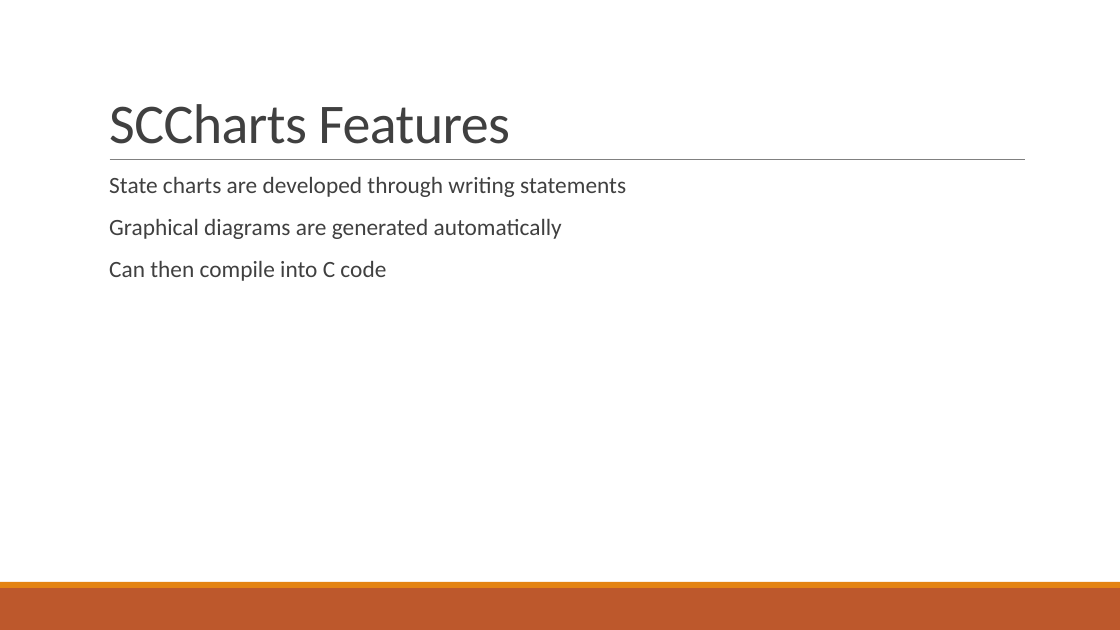
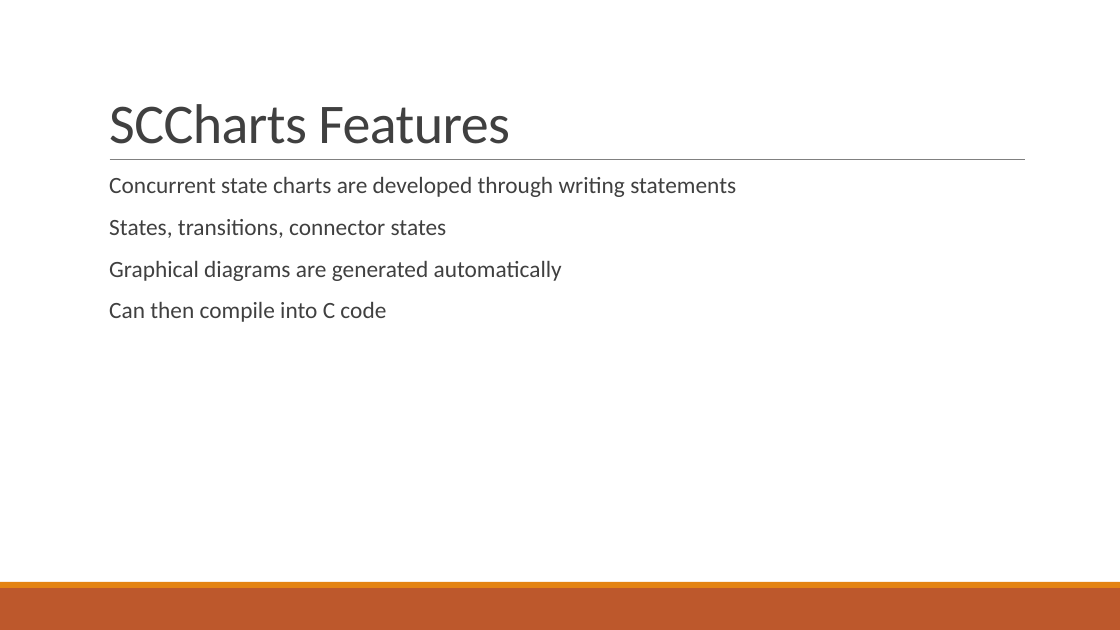
Before and after one commit to nz-Mark-Y/303Assignments, a slide deck: slide 5 of A2/COMPSYS 303 A2 Presentation.pptx. Drawn at 1120x630 pixels with LibreOffice and Linux fonts; fonts in the diff are those of the drawing. Boxes give left, top, right and bottom in pixels: in the first picture for what was removed or moved away, otherwise in the second. Text is boxed around its words. In the diff, an @@ line names an element or a change of style, - is before the commit and + after.

```diff
--- a/A2/COMPSYS 303 A2 Presentation.pptx
+++ b/A2/COMPSYS 303 A2 Presentation.pptx
@@ text at <box>109,177,736,238</box>: text changed @@
-  State charts are developed through writing statements
+  Concurrent state charts are developed through writing statements
+  States, transitions, connector states
```
Also in this commit, not shown: 1 other slide changed, 1 slide added, 1 slide removed, 8 other files.
